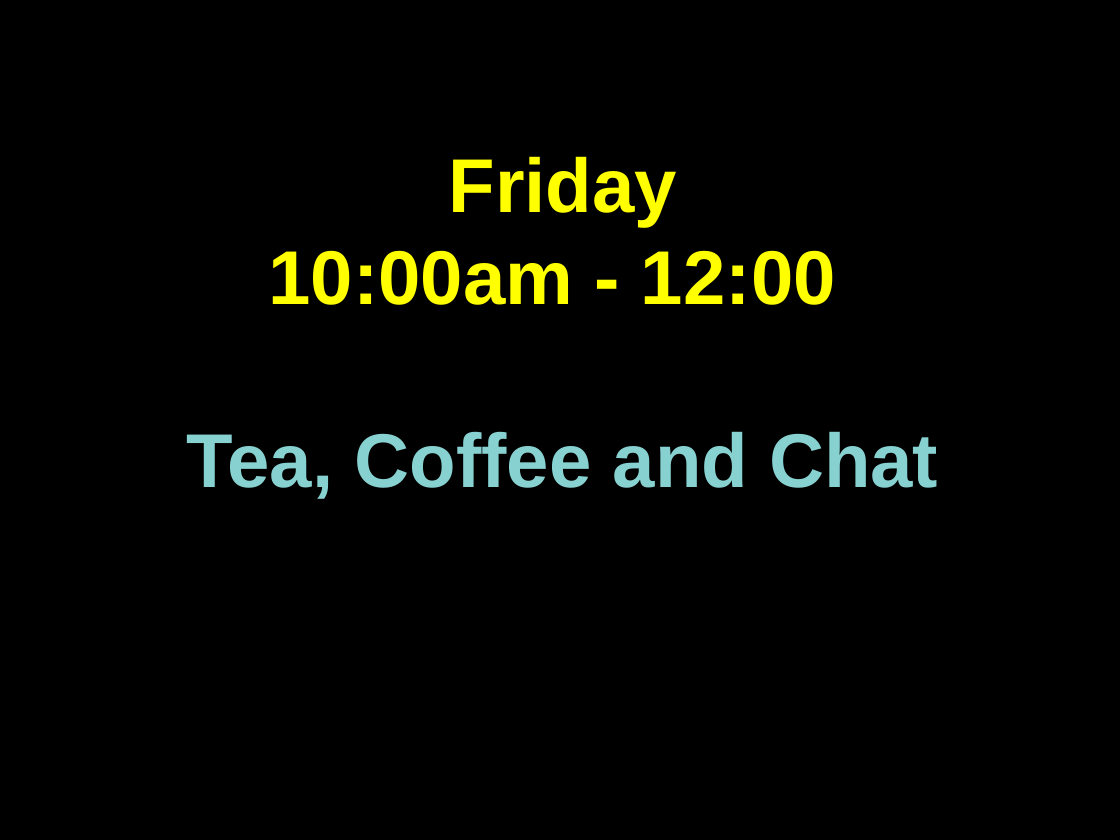
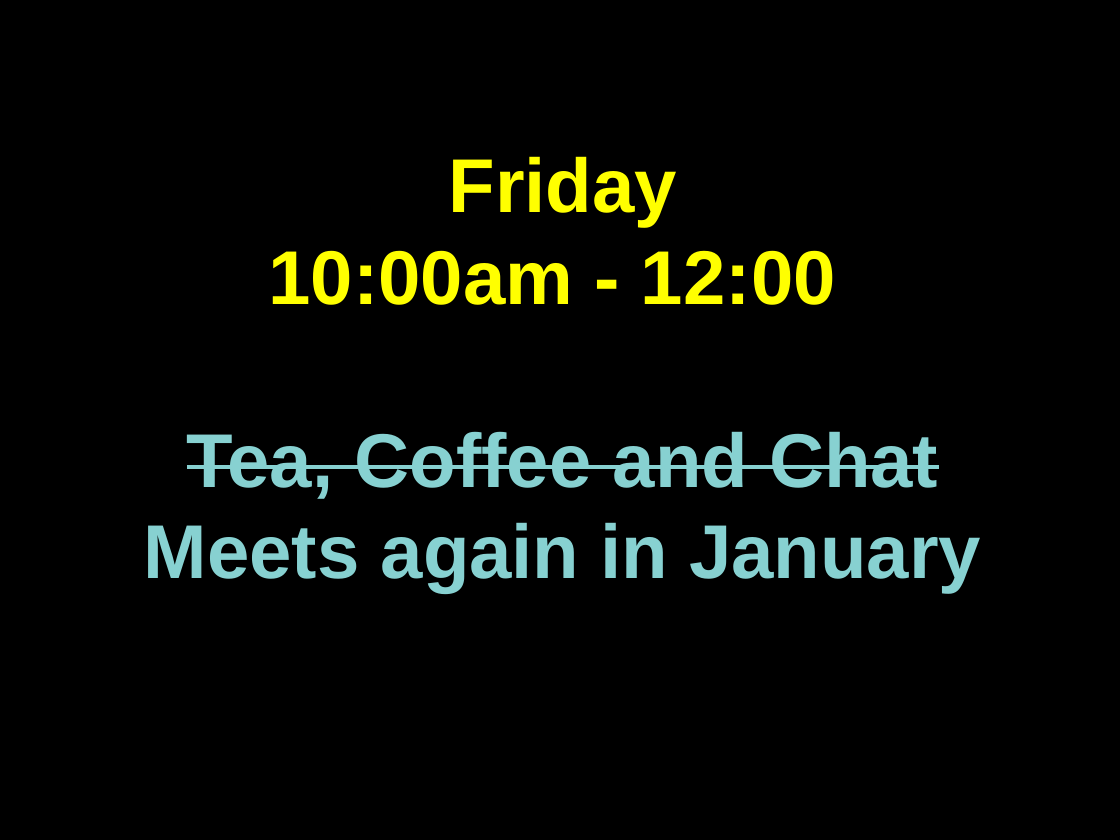
Before and after one commit to martinforsyth/bsuc-audio-visual, a slide deck: slide 16 of resources/presentations/impress/welcome.dark.background.odp (slide 17 before the commit). Drawn at 1120x840 pixels with LibreOffice and Linux fonts; fonts in the diff are those of the drawing. Boxes give left, top, right and bottom in pixels: in the first picture for what was removed or moved away, otherwise in the second. Text is boxed around its words. In the diff, an @@ line names an element or a change of style, - is before the commit and + after.

```diff
--- a/resources/presentations/impress/welcome.dark.background.odp
+++ b/resources/presentations/impress/welcome.dark.background.odp
@@ text at box(187, 431, 938, 499): strikethrough on in "Tea, Coffee and Chat" @@
@@ text at box(144, 522, 981, 593): paragraph added @@
+Meets again in January
```
Also in this commit, not shown: 5 other slides changed, 5 slides added, 2 slides removed.
